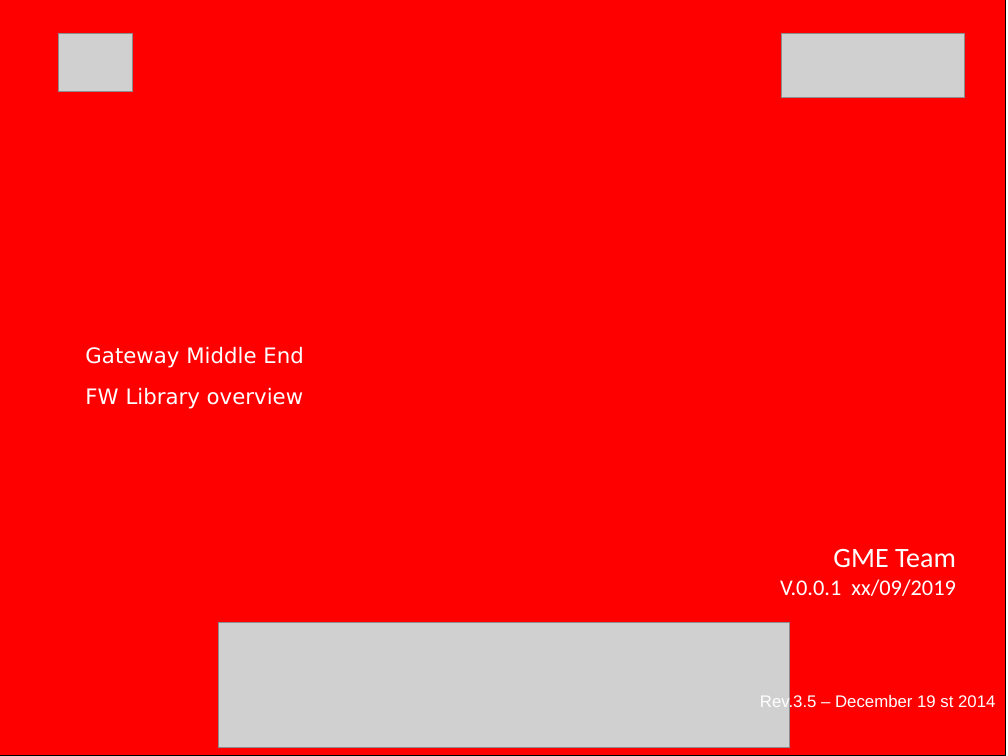
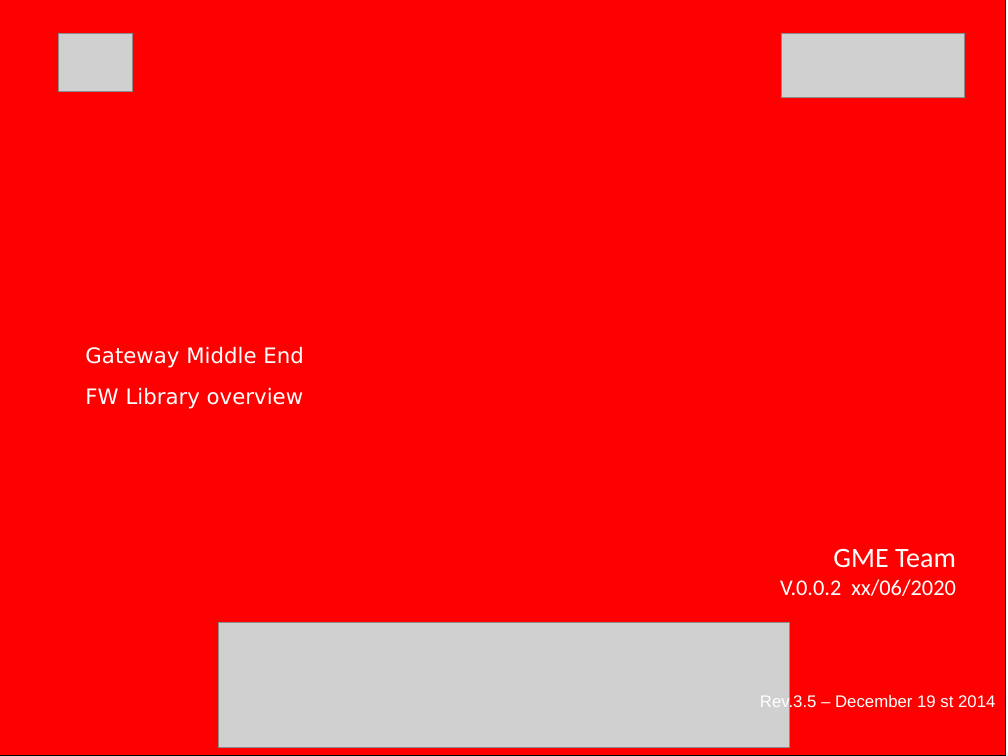
Before and after one commit to accarel/c780_carel_cloud_engine_binary, a slide deck: slide 1 of Documents/specs/GME_CAREL_Library_OverView.ppt. Drawn at 1008x756 pixels with LibreOffice and Linux fonts; fonts in the diff are those of the drawing; grey boxes stand for pictures; background and template pictures are left out. Boxes give left, top, right and bottom in pixels: in the first picture for what was removed or moved away, otherwise in the second. Text is boxed around its words. In the diff, an @@ line names an element or a change of style, - is before the commit and + after.

```diff
--- a/Documents/specs/GME_CAREL_Library_OverView.ppt
+++ b/Documents/specs/GME_CAREL_Library_OverView.ppt
@@ text at (780, 579, 955, 596): text changed @@
-V.0.0.1 xx/09/2019
+V.0.0.2 xx/06/2020
```
Also in this commit, not shown: 2 other slides changed, 1 slide added.
